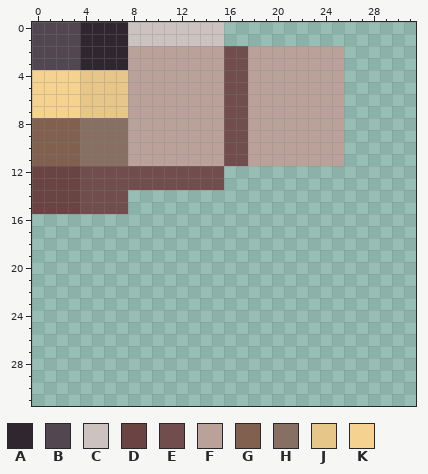
Two states of a pixel-art sprite, textures/sum_jetpack_texture.png. Above: the version before the commit.
The file is 32x32 pixels. Colours within 5 levels of each other are drawn and written as one.
Palette (. is transparent): A #30262f  B #524751  C #ccc2bf  D #6a4343  E #724d4d  F #baa29b  G #81604f  H #876f63  J #e7c68a  K #f5d28f
Pixels before, first column x 0:
 0 BBBBAAAACCCCCCCC..........
 1 BBBBAAAACCCCCCCC..........
 2 BBBBAAAAFFFFFFFFEEFFFFFFFF
 3 BBBBAAAAFFFFFFFFEEFFFFFFFF
 4 KKKKJJJJFFFFFFFFEEFFFFFFFF
 5 KKKKJJJJFFFFFFFFEEFFFFFFFF
 6 KKKKJJJJFFFFFFFFEEFFFFFFFF
 7 KKKKJJJJFFFFFFFFEEFFFFFFFF
 8 GGGGHHHHFFFFFFFFEEFFFFFFFF
 9 GGGGHHHHFFFFFFFFEEFFFFFFFF
10 GGGGHHHHFFFFFFFFEEFFFFFFFF
11 GGGGHHHHFFFFFFFFEEFFFFFFFF
12 DDDDEEEEEEEEEEEE..........
13 DDDDEEEEEEEEEEEE..........
14 DDDDEEEE..................
15 DDDDEEEE..................
After:
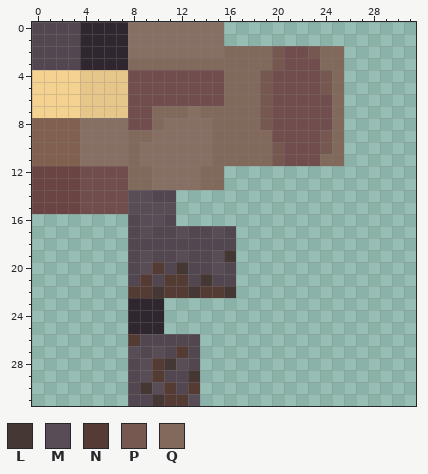
Colours new in this view: L #453734  M #584d57  N #543c35  P #765851  Q #81695c
Difference:
Changed rows in their new state; - is an unchanged pixel.
first column x 8:
 0 HHHHHHHH----------
 1 HHHHHHHH----------
 2 HHHHHHHHQQQQPEEPQQ
 3 QQQQQQQQQQQQPEEEQQ
 4 EEEEEEEEQQQPEEEEPQ
 5 EEEEEEEEQQQPEEEEPQ
 6 EEEEEEEEQQQPEEEEEQ
 7 EEQQQHQQQQQPEEEEEQ
 8 EEQHHHHQQQQPEEEEEQ
 9 QQHHHHHQQQQQEEEEPQ
10 QHHHHHHQQQQQPEEEPQ
11 QHHHHHHQQQQQPEEEQQ
12 QQHHHHQQ----------
13 QQHHHHQQ----------
14 MMBB--------------
15 MMMM--------------
16 BMMB--------------
17 BMBBMBBMB---------
18 BBBBBBBBB---------
19 BMBBMBBML---------
20 BMNBLBBMB---------
21 BNBNNBLBB---------
22 NNLNNLNNL---------
23 AAA---------------
24 AAA---------------
25 AAA---------------
26 NBBBBB------------
27 MBMBNB------------
28 BMNLMB------------
29 BMNBBL------------
30 BLMNBN------------
31 BBLNNM------------
Changed places in both pictures, as pixel boxes (x1, y1, x2, y2):
changed: (128, 22, 344, 406)
